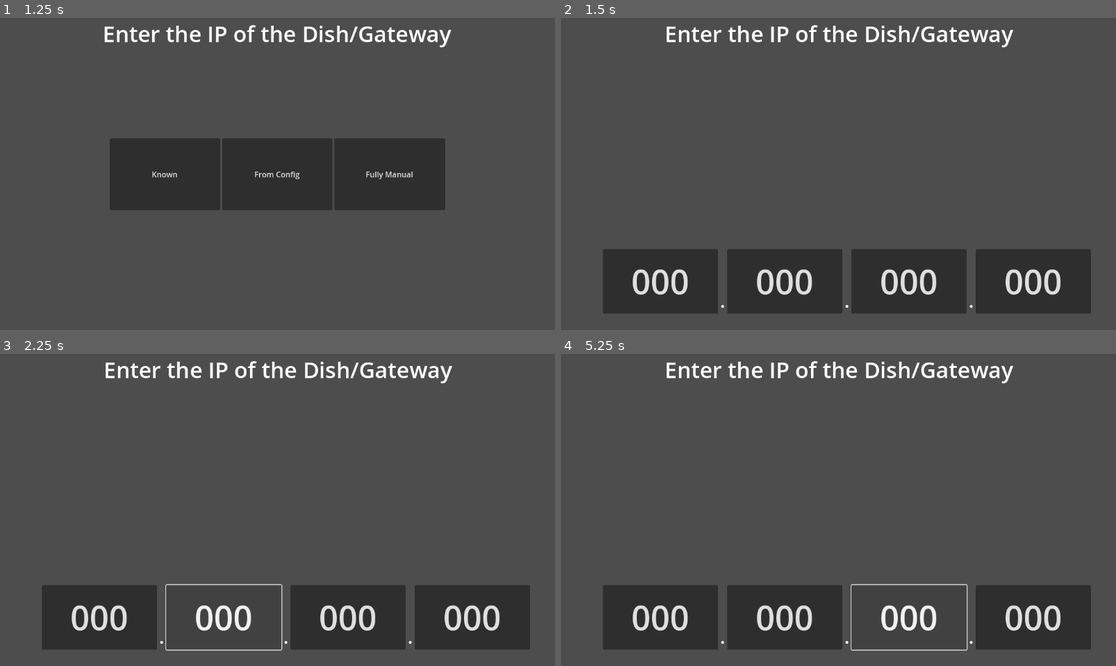
Above: before the commit, frames 1-4 (two rows, left to right).
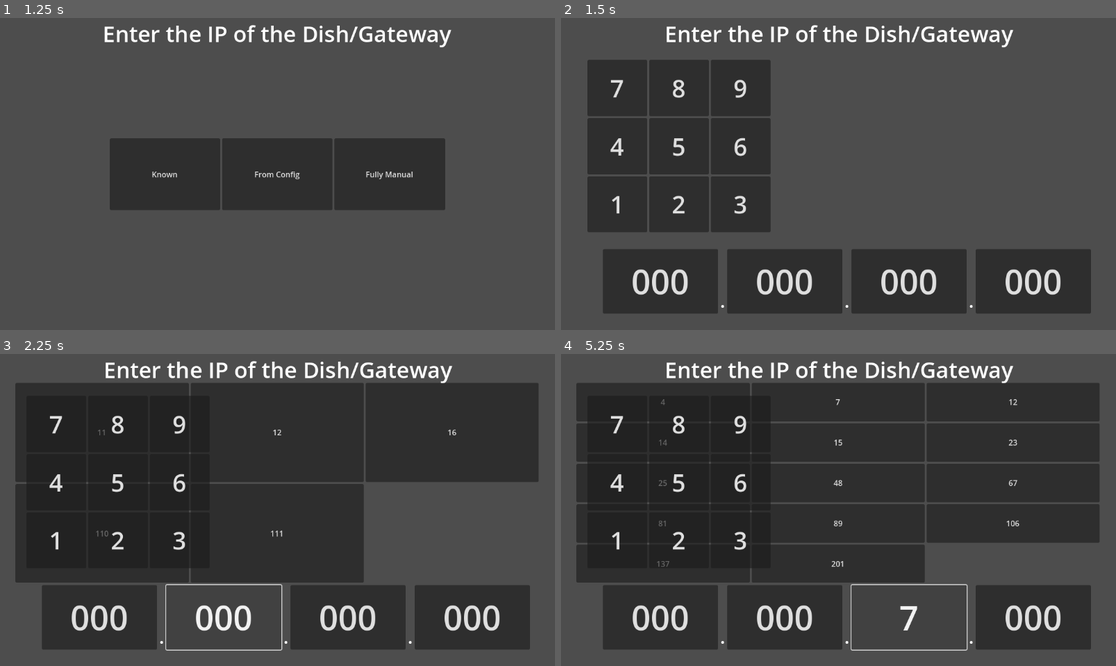
Above: after the commit, the same moments.

Repository: mwpaulsen86/GoDish
Game: Godot game, scene res://MainMenu.tscn
Two runs of this game, one before a commit and one after it. Both use one fixed random seed, a clock stepped at 60 frames per second and the inputs below.
Inputs (mouse positions are in pixels of both pictures, inside the frame that each line leads up to):
- Up to frame 1 (1.25 s): click "Set IP" at 0.5 s
- Up to frame 2 (1.5 s): click "Known" at 1.25 s
- Up to frame 3 (2.25 s): click "000" at 2 s
- Up to frame 4 (5.25 s): click "000" at 2.75 s; click (660, 400) at 3.5 s, where only the run after the commit has a clickable "4"; click (838, 400) at 4.25 s, where only the run after the commit has a clickable "7"; click "000" (after the commit: "7") at 5 s

Frame 1 is identical in both runs. In frame 2, 17% of the frame differs, in the area x 4-38%, y 13-69%; in frame 3, 50%; in frame 4, 55%, in the area x 2-97%, y 9-89%.

Commit message:
Working on numpad functionality

Diff:
--- a/SetIPFromConfig.gd
+++ b/SetIPFromConfig.gd
@@ -3,6 +3,9 @@
 
 # Called when the node enters the scene tree for the first time.
 func _ready():
+	var NumPad = get_node("NumPadContainer")
+	for button in NumPad.get_children():
+		button.connect("pressed", Callable(self,"_on_numpad_button_pressed").bind(button.text))
 	pass # Replace with function body.
 
 
@@ -42,6 +45,62 @@
 	_make_buttons_for_IP_blocks(Global.byte1nums, "1")
 	pass # Replace with function body.
 
+
+
 func on_IP_block_button_pressed(octetVal, octetPos):
+	var octetNodeName = "MarginContainer/HBoxContainer/byte" + octetPos
+	var octetNode = get_node(octetNodeName)
+	octetNode.text = octetVal
 	print(octetVal)
 	pass
+
+
+func _on_byte_2_pressed():
+	Global.currentOctetPos = "2"
+	_make_buttons_for_IP_blocks(Global.byte2nums, "2")
+	pass # Replace with function body.
+
+func _on_byte_3_pressed():
+	Global.currentOctetPos = "3"
+	_make_buttons_for_IP_blocks(Global.byte3nums, "3")
+	pass # Replace with function body.
+
+func _on_numpad_button_pressed(text):
+	print(text)
+	pass
+
+func _on_num_pad_1_pressed():
+
+	pass # Replace with function body.
+
+
+func _on_num_pad_2_pressed():
+	pass # Replace with function body.
+
+
+func _on_num_pad_3_pressed():
+	pass # Replace with function body.
+
+
+func _on_num_pad_4_pressed():
+	pass # Replace with function body.
+
+
+func _on_num_pad_5_pressed():
+	pass # Replace with function body.
+
+
+func _on_num_pad_6_pressed():
+	pass # Replace with function body.
+
+
+func _on_num_pad_7_pressed():
+	pass # Replace with function body.
+
+
+func _on_num_pad_8_pressed():
+	pass # Replace with function body.
+
+
+func _on_num_pad_9_pressed():
+	pass # Replace with function body.
--- a/SetIPFromConfig.tscn
+++ b/SetIPFromConfig.tscn
@@ -117,9 +117,91 @@
 [node name="ipEntryContainer" type="GridContainer" parent="."]
 layout_mode = 0
 offset_left = 32.0
-offset_top = 107.0
+offset_top = 60.0
 offset_right = 1118.0
-offset_bottom = 390.0
+offset_bottom = 475.0
 columns = 3
 
+[node name="NumPadContainer" type="GridContainer" parent="."]
+layout_mode = 0
+offset_left = 55.0
+offset_top = 87.0
+offset_right = 435.0
+offset_bottom = 445.0
+columns = 3
+
+[node name="numPad7" type="Button" parent="NumPadContainer"]
+layout_mode = 2
+size_flags_horizontal = 3
+size_flags_vertical = 3
+theme_override_font_sizes/font_size = 50
+text = "7"
+
+[node name="numPad8" type="Button" parent="NumPadContainer"]
+layout_mode = 2
+size_flags_horizontal = 3
+size_flags_vertical = 3
+theme_override_font_sizes/font_size = 50
+text = "8"
+
+[node name="numPad9" type="Button" parent="NumPadContainer"]
+layout_mode = 2
+size_flags_horizontal = 3
+size_flags_vertical = 3
+theme_override_font_sizes/font_size = 50
+text = "9"
+
+[node name="numPad4" type="Button" parent="NumPadContainer"]
+layout_mode = 2
+size_flags_horizontal = 3
+size_flags_vertical = 3
+theme_override_font_sizes/font_size = 50
+text = "4"
+
+[node name="numPad5" type="Button" parent="NumPadContainer"]
+layout_mode = 2
+size_flags_horizontal = 3
+size_flags_vertical = 3
+theme_override_font_sizes/font_size = 50
+text = "5"
+
+[node name="numPad6" type="Button" parent="NumPadContainer"]
+layout_mode = 2
+size_flags_horizontal = 3
+size_flags_vertical = 3
+theme_override_font_sizes/font_size = 50
+text = "6"
+
+[node name="numPad1" type="Button" parent="NumPadContainer"]
+layout_mode = 2
+size_flags_horizontal = 3
+size_flags_vertical = 3
+theme_override_font_sizes/font_size = 50
+text = "1"
+
+[node name="numPad2" type="Button" parent="NumPadContainer"]
+layout_mode = 2
+size_flags_horizontal = 3
+size_flags_vertical = 3
+theme_override_font_sizes/font_size = 50
+text = "2"
+
+[node name="numPad3" type="Button" parent="NumPadContainer"]
+layout_mode = 2
+size_flags_horizontal = 3
+size_flags_vertical = 3
+theme_override_font_sizes/font_size = 50
+text = "3"
+
 [connection signal="pressed" from="MarginContainer/HBoxContainer/byte1" to="." method="_on_byte_1_pressed"]
+[connection signal="pressed" from="MarginContainer/HBoxContainer/byte2" to="." method="_on_byte_2_pressed"]
+[connection signal="pressed" from="MarginContainer/HBoxContainer/byte3" to="." method="_on_byte_3_pressed"]
+[connection signal="pressed" from="NumPadContainer/numPad7" to="." method="_on_num_pad_7_pressed"]
+[connection signal="pressed" from="NumPadContainer/numPad8" to="." method="_on_num_pad_8_pressed"]
+[connection signal="pressed" from="NumPadContainer/numPad9" to="." method="_on_num_pad_9_pressed"]
+[connection signal="pressed" from="NumPadContainer/numPad4" to="." method="_on_num_pad_4_pressed"]
+[connection signal="pressed" from="NumPadContainer/numPad5" to="." method="_on_num_pad_5_pressed"]
+[connection signal="pressed" from="NumPadContainer/numPad6" to="." method="_on_num_pad_6_pressed"]
+[connection signal="pressed" from="NumPadContainer/numPad1" to="." method="_on_num_pad_1_pressed"]
+[connection signal="pressed" from="NumPadContainer/numPad2" to="." method="_on_num_pad_2_pressed"]
+[connection signal="pressed" from="NumPadContainer/numPad3" to="." method="_on_num_pad_3_pressed"]
--- a/main.gd
+++ b/main.gd
@@ -6,7 +6,7 @@
 var customData = {}
 
 var byte1nums = ["10", "172", "192"]
-var byte2nums10 = ["11", "12", "110", "111"]
-var byte2nums172 = ["16"]
+var byte2nums = ["11", "12", "16", "110", "111"]
+var byte3nums = ["4", "7", "12", "14", "15", "23", "25", "48", "67", "81", "89", "106", "137", "201"]
 
 var currentOctetPos = ""
